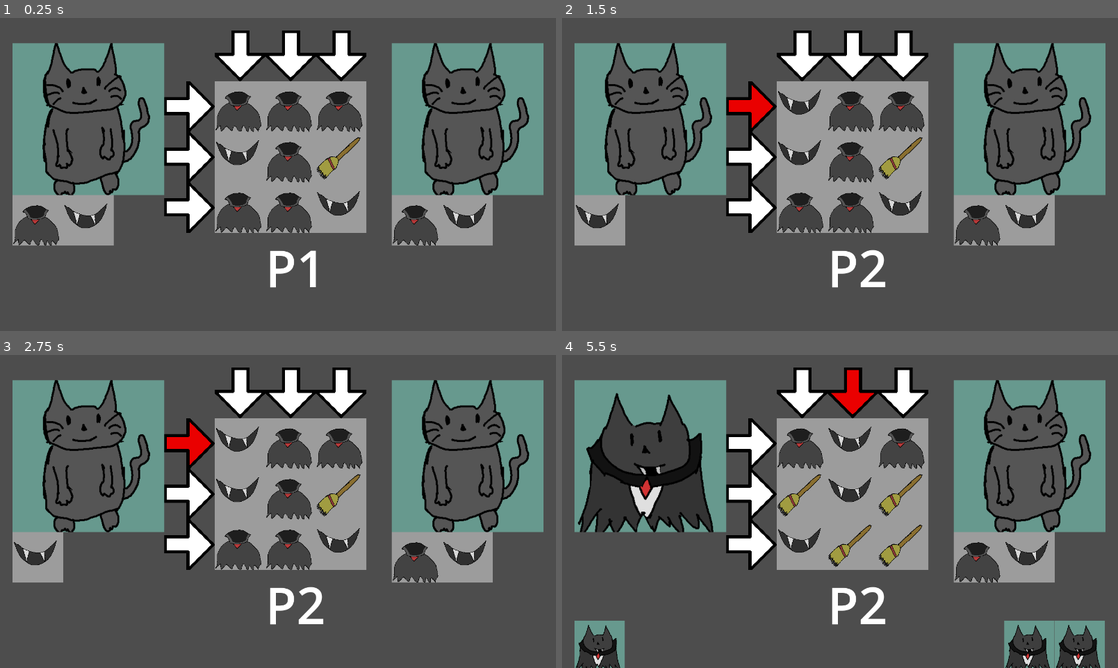
Above: before the commit, frames 1-4 (two rows, left to right).
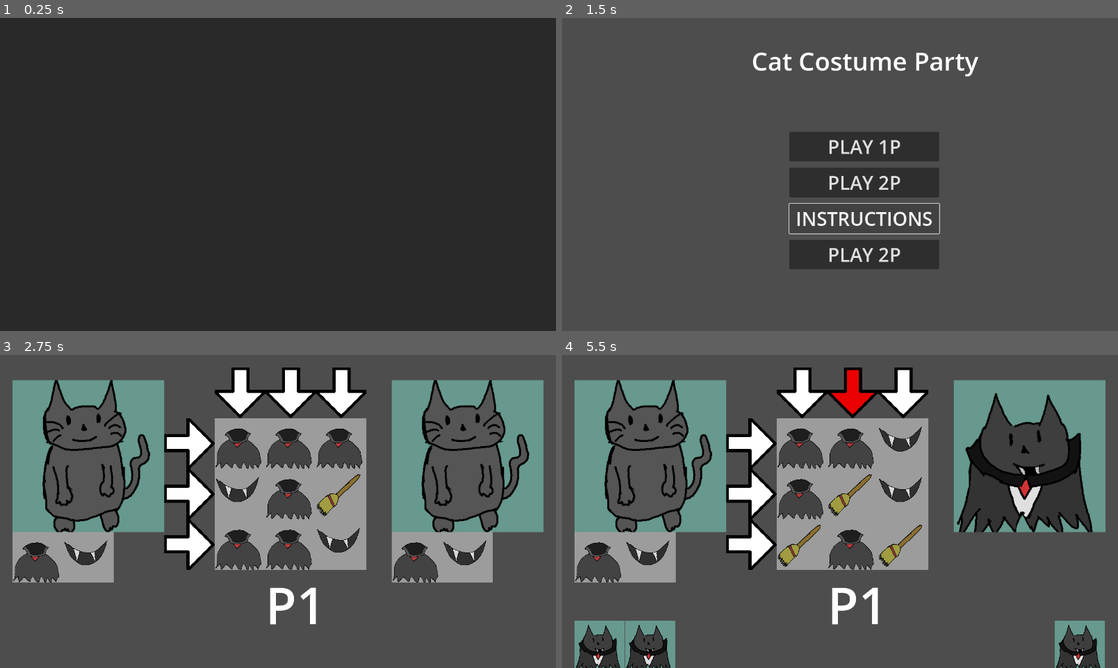
Above: after the commit, the same moments.

Repository: Zami77/CatCostumeParty
Game: Godot game, scene res://managers/GameManager.tscn
Two runs of this game, one before a commit and one after it. Both use one fixed random seed, a clock stepped at 60 frames per second and the inputs below. Before the commit the project starts from res://managers/MatchManager.tscn.
Inputs (mouse positions are in pixels of both pictures, inside the frame that each line leads up to):
- Up to frame 1 (0.25 s): no input
- Up to frame 2 (1.5 s): click (751, 105) at 0.52 s; click (862, 218) at 1.25 s, where only the run after the commit has a clickable "INSTRUCTIONS"
- Up to frame 3 (2.75 s): click (300, 483) at 2 s, where only the run after the commit has a clickable "PLAY 1P"
- Up to frame 4 (5.5 s): click (751, 492) at 2.75 s; click (751, 545) at 3.5 s; click (801, 392) at 4.25 s; click (851, 392) at 5 s

The runs differ from the first frame. In frame 1, 97% of the frame differs, in the area x 0-100%, y 0-100%; in frame 2, 39%; in frame 3, 3.6%; in frame 4, 24%.

Commit message:
game manager and main menu impl

Diff:
--- a/CatCostumeParty/common/ScenePaths.gd
+++ b/CatCostumeParty/common/ScenePaths.gd
@@ -1,5 +1,8 @@
 class_name ScenePaths
 extends Node
+
+static var main_menu = "res://ui/main_menu/MainMenu.tscn"
+static var match_manager = "res://managers/MatchManager.tscn"
 
 static var costume_piece = "res://costume_pieces/CostumePiece.tscn"
 static var costume_cat = "res://costume_cats/CostumeCat.tscn"
--- /dev/null
+++ b/CatCostumeParty/costume_cats/dracula_cat/DraculaCostumeCat.gd
@@ -0,0 +1,2 @@
+class_name DraculaCostumeCat
+extends CostumeCat
--- a/CatCostumeParty/costume_cats/dracula_cat/DraculaCostumeCat.tscn
+++ b/CatCostumeParty/costume_cats/dracula_cat/DraculaCostumeCat.tscn
@@ -1,10 +1,30 @@
-[gd_scene load_steps=4 format=3 uid="uid://c72rwq7cqyfb8"]
+[gd_scene load_steps=5 format=3 uid="uid://dqetwgxg8uwc8"]
 
-[ext_resource type="PackedScene" uid="uid://6r3gogf0dp2r" path="res://costume_cats/CostumeCat.tscn" id="1_36ecl"]
-[ext_resource type="Texture2D" uid="uid://cuvgqkoibrmm4" path="res://costume_cats/dracula_cat/initial_dracula_cat_costume.png" id="2_jmswr"]
-[ext_resource type="Texture2D" uid="uid://b4fuytnshvf4r" path="res://costume_cats/dracula_cat/dracula_cat_costume.png" id="3_lxucb"]
+[ext_resource type="Script" path="res://costume_cats/dracula_cat/DraculaCostumeCat.gd" id="1_lnkj4"]
+[ext_resource type="Texture2D" uid="uid://cuvgqkoibrmm4" path="res://costume_cats/dracula_cat/initial_dracula_cat_costume.png" id="2_oa4yv"]
+[ext_resource type="Texture2D" uid="uid://b4fuytnshvf4r" path="res://costume_cats/dracula_cat/dracula_cat_costume.png" id="3_ktpjk"]
 
-[node name="DraculaCostumeCat" instance=ExtResource("1_36ecl")]
-initial_cat_texture = ExtResource("2_jmswr")
-costumed_cat_texture = ExtResource("3_lxucb")
+[sub_resource type="RectangleShape2D" id="RectangleShape2D_ggx8m"]
+size = Vector2(384, 384)
+
+[node name="DraculaCostumeCat" type="Area2D"]
+script = ExtResource("1_lnkj4")
+initial_cat_texture = ExtResource("2_oa4yv")
+costumed_cat_texture = ExtResource("3_ktpjk")
 costume_pieces_required = Array[int]([0, 1])
+
+[node name="CollisionShape2D" type="CollisionShape2D" parent="."]
+position = Vector2(192, 192)
+shape = SubResource("RectangleShape2D_ggx8m")
+
+[node name="ColorRect" type="ColorRect" parent="."]
+offset_right = 384.0
+offset_bottom = 384.0
+color = Color(0.509804, 0.898039, 0.815686, 0.498039)
+
+[node name="TextureRect" type="TextureRect" parent="."]
+offset_right = 384.0
+offset_bottom = 384.0
+
+[node name="CostumePieceArea" type="Node2D" parent="."]
+position = Vector2(0, 384)
--- /dev/null
+++ b/CatCostumeParty/managers/GameManager.gd
@@ -0,0 +1,48 @@
+class_name GameManager
+extends Node2D
+
+@export var default_scene = "res://ui/main_menu/MainMenu.tscn"
+
+@onready var transition_screen: TransitionScreen = $TransitionScreen
+
+var current_scene = null
+var is_ai = false
+
+func _ready():
+	transition_screen.visible = false
+	_load_scene(default_scene)
+
+func _load_scene(scene_path: String):
+	transition_screen.fade_to_black()
+	await transition_screen.faded_to_black
+
+	var new_packed_scene = load(scene_path) as PackedScene
+	var new_scene = new_packed_scene.instantiate()
+
+	if current_scene:
+		current_scene.queue_free()
+
+	current_scene = new_scene
+	transition_screen.fade_to_scene()
+	add_child(new_scene)
+
+	if current_scene is MainMenu:
+		current_scene.option_selected.connect(_on_main_menu_button_pressed)
+	if current_scene is MatchManager:
+		current_scene.is_ai = is_ai
+
+	await transition_screen.faded_to_scene
+
+func _on_main_menu_button_pressed(option: MainMenu.Option) -> void:
+	match option:
+		MainMenu.Option.PLAY_1P:
+			is_ai = true
+			_load_scene(ScenePaths.match_manager)
+		MainMenu.Option.PLAY_2P:
+			is_ai = false
+			_load_scene(ScenePaths.match_manager)
+		MainMenu.Option.INSTRUCTIONS:
+			pass
+		MainMenu.Option.CREDITS:
+			pass
+	pass
--- /dev/null
+++ b/CatCostumeParty/managers/GameManager.tscn
@@ -0,0 +1,9 @@
+[gd_scene load_steps=3 format=3 uid="uid://2a101ol3780r"]
+
+[ext_resource type="Script" path="res://managers/GameManager.gd" id="1_hog3l"]
+[ext_resource type="PackedScene" uid="uid://c3u337ddxsbxd" path="res://ui/transition_screen/TransitionScreen.tscn" id="2_t2sto"]
+
+[node name="GameManager" type="Node2D"]
+script = ExtResource("1_hog3l")
+
+[node name="TransitionScreen" parent="." instance=ExtResource("2_t2sto")]
--- a/CatCostumeParty/project.godot
+++ b/CatCostumeParty/project.godot
@@ -11,7 +11,7 @@
 [application]
 
 config/name="CatCostumeParty"
-run/main_scene="res://managers/MatchManager.tscn"
+run/main_scene="res://managers/GameManager.tscn"
 config/features=PackedStringArray("4.1", "GL Compatibility")
 config/icon="res://icon.svg"
 
--- /dev/null
+++ b/CatCostumeParty/ui/main_menu/MainMenu.gd
@@ -0,0 +1,20 @@
+class_name MainMenu
+extends Node2D
+
+signal option_selected(option: Option)
+
+@onready var play_1p_button = $VBoxContainer/Play1pButton
+@onready var play_2p_button = $VBoxContainer/Play2pButton
+@onready var instructions_button = $VBoxContainer/InstructionsButton
+@onready var credits_button = $VBoxContainer/CreditsButton
+
+enum Option { PLAY_1P, PLAY_2P, INSTRUCTIONS, CREDITS }
+
+func _ready():
+	play_1p_button.pressed.connect(_on_button_pressed.bind(Option.PLAY_1P))
+	play_2p_button.pressed.connect(_on_button_pressed.bind(Option.PLAY_2P))
+	instructions_button.pressed.connect(_on_button_pressed.bind(Option.INSTRUCTIONS))
+	credits_button.pressed.connect(_on_button_pressed.bind(Option.CREDITS))
+
+func _on_button_pressed(option: Option) -> void:
+	emit_signal("option_selected", option)
--- /dev/null
+++ b/CatCostumeParty/ui/main_menu/MainMenu.tscn
@@ -0,0 +1,42 @@
+[gd_scene load_steps=2 format=3 uid="uid://dlq8thal63src"]
+
+[ext_resource type="Script" path="res://ui/main_menu/MainMenu.gd" id="1_4uqta"]
+
+[node name="MainMenu" type="Node2D"]
+script = ExtResource("1_4uqta")
+
+[node name="GameNameLabel" type="Label" parent="."]
+offset_left = 480.0
+offset_top = 64.0
+offset_right = 1055.0
+offset_bottom = 155.0
+theme_override_font_sizes/font_size = 64
+text = "Cat Costume Party"
+
+[node name="VBoxContainer" type="VBoxContainer" parent="."]
+offset_left = 576.0
+offset_top = 288.0
+offset_right = 931.0
+offset_bottom = 636.0
+theme_override_constants/separation = 16
+alignment = 1
+
+[node name="Play1pButton" type="Button" parent="VBoxContainer"]
+layout_mode = 2
+theme_override_font_sizes/font_size = 48
+text = "PLAY 1P"
+
+[node name="Play2pButton" type="Button" parent="VBoxContainer"]
+layout_mode = 2
+theme_override_font_sizes/font_size = 48
+text = "PLAY 2P"
+
+[node name="InstructionsButton" type="Button" parent="VBoxContainer"]
+layout_mode = 2
+theme_override_font_sizes/font_size = 48
+text = " INSTRUCTIONS "
+
+[node name="CreditsButton" type="Button" parent="VBoxContainer"]
+layout_mode = 2
+theme_override_font_sizes/font_size = 48
+text = "PLAY 2P"
--- /dev/null
+++ b/CatCostumeParty/ui/transition_screen/TransitionScreen.gd
@@ -0,0 +1,22 @@
+class_name TransitionScreen
+extends CanvasLayer
+
+
+@onready var animation_player = $AnimationPlayer
+
+signal faded_to_black
+signal faded_to_scene
+
+func fade_to_black():
+	visible = true
+	animation_player.play("fade_to_black")
+	await animation_player.animation_finished
+	emit_signal("faded_to_black")
+	visible = false
+
+func fade_to_scene():
+	visible = true
+	animation_player.play("fade_to_scene")
+	await animation_player.animation_finished
+	emit_signal("faded_to_scene")
+	visible = false
--- /dev/null
+++ b/CatCostumeParty/ui/transition_screen/TransitionScreen.tscn
@@ -0,0 +1,55 @@
+[gd_scene load_steps=5 format=3 uid="uid://c3u337ddxsbxd"]
+
+[ext_resource type="Script" path="res://ui/transition_screen/TransitionScreen.gd" id="1_6cucs"]
+
+[sub_resource type="Animation" id="Animation_ficcs"]
+resource_name = "fade_to_black"
+length = 0.5
+tracks/0/type = "value"
+tracks/0/imported = false
+tracks/0/enabled = true
+tracks/0/path = NodePath("ColorRect:color")
+tracks/0/interp = 1
+tracks/0/loop_wrap = true
+tracks/0/keys = {
+"times": PackedFloat32Array(0, 0.5),
+"transitions": PackedFloat32Array(1, 1),
+"update": 0,
+"values": [Color(0, 0, 0, 0), Color(0, 0, 0, 1)]
+}
+
+[sub_resource type="Animation" id="Animation_qdvjh"]
+resource_name = "fade_to_scene"
+length = 0.5
+tracks/0/type = "value"
+tracks/0/imported = false
+tracks/0/enabled = true
+tracks/0/path = NodePath("ColorRect:color")
+tracks/0/interp = 1
+tracks/0/loop_wrap = true
+tracks/0/keys = {
+"times": PackedFloat32Array(0, 0.5),
+"transitions": PackedFloat32Array(1, 1),
+"update": 0,
+"values": [Color(0, 0, 0, 1), Color(0, 0, 0, 0)]
+}
+
+[sub_resource type="AnimationLibrary" id="AnimationLibrary_oge6h"]
+_data = {
+"fade_to_black": SubResource("Animation_ficcs"),
+"fade_to_scene": SubResource("Animation_qdvjh")
+}
+
+[node name="TransitionScreen" type="CanvasLayer"]
+script = ExtResource("1_6cucs")
+
+[node name="ColorRect" type="ColorRect" parent="."]
+custom_minimum_size = Vector2(1408, 792)
+offset_right = 40.0
+offset_bottom = 40.0
+color = Color(0, 0, 0, 0)
+
+[node name="AnimationPlayer" type="AnimationPlayer" parent="."]
+libraries = {
+"": SubResource("AnimationLibrary_oge6h")
+}
